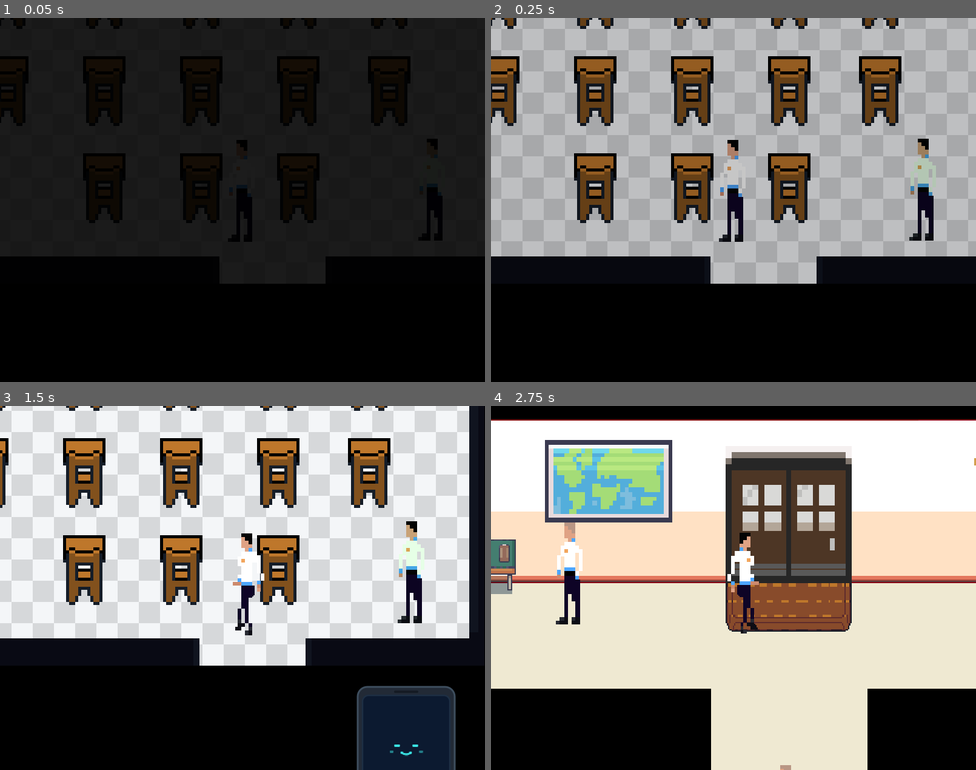
Above: before the commit, frames 1-4 (two rows, left to right).
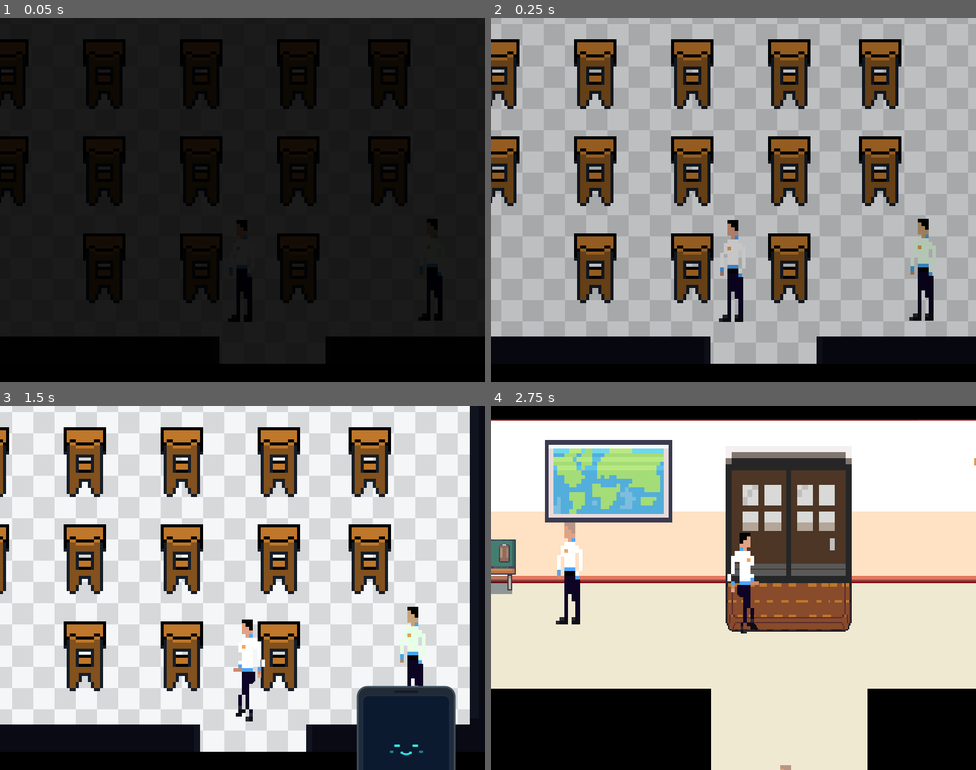
Above: after the commit, the same moments.

Repository: WilliamOramas/Juego-de-godot
Game: Godot game, scene res://src/levels/classroom_1.tscn
Two runs of this game, one before a commit and one after it. Both use one fixed random seed, a clock stepped at 60 frames per second and the inputs below. This scene is started directly instead of the project's main scene.
Inputs (mouse positions are in pixels of both pictures, inside the frame that each line leads up to):
- Up to frame 1 (0.05 s): no input
- Up to frame 2 (0.25 s): no input
- Up to frame 3 (1.5 s): tap Enter (ui_accept) at 0.5, 0.77 s; move the mouse to (349, 569) at 0.52 s; hold D (ui_right) 0.53-1.28 s; tap E at 0.6 s; click (349, 569) at 0.67 s; move the mouse to (145, 606) at 1.27 s; hold S (ui_down) from 1.28 s (still down); tap Q (Phone) at 1.35 s
- Up to frame 4 (2.75 s): tap Enter (ui_accept) at 1.52 s; tap E at 1.55, 2.1 s; move the mouse to (782, 507) at 2.02 s; release S (ui_down) at 2.03 s; hold D (ui_right) from 2.03 s (still down)

The runs differ from the first frame. In frame 1, 13% of the frame differs, in the area x 0-100%, y 0-95%; in frame 2, 39%; in frame 3, 38%; in frame 4, nothing differs.

Commit message:
refactor: implement dynamic camera boundaries per level and optimize UI menu input handling

Diff:
--- a/src/entities/npc/npc.gd
+++ b/src/entities/npc/npc.gd
@@ -69,13 +69,7 @@
 	sprite.frame = sprite_frame
 	sprite.modulate = sprite_modulate
 
-	# 3. Ocultar la burbuja flotante legacy (se usa DialogBox ahora)
-	if $DialogBubble:
-		$DialogBubble.visible = false
-		if %DialogLabel:
-			%DialogLabel.text = dialog_lines[0] if not dialog_lines.is_empty() else dialog_text
-
-	# 4. Redimensionar dinámicamente el rango de detección del jugador
+	# 3. Redimensionar dinámicamente el rango de detección del jugador
 	var detect_shape = detection_area.get_node_or_null("CollisionShape2D")
 	if detect_shape and detect_shape.shape is CircleShape2D:
 		detect_shape.shape = detect_shape.shape.duplicate() # Evitar compartir el recurso del shape entre instancias
--- a/src/entities/npc/npc.tscn
+++ b/src/entities/npc/npc.tscn
@@ -7,26 +7,6 @@
 size = Vector2(23, 51)
 
 [sub_resource type="CircleShape2D" id="CircleShape2D_detect"]
-radius = 45.0
-
-[sub_resource type="StyleBoxFlat" id="StyleBoxFlat_bubble"]
-bg_color = Color(0.117647, 0.117647, 0.137255, 0.941176)
-border_width_left = 1
-border_width_top = 1
-border_width_right = 1
-border_width_bottom = 1
-border_color = Color(0.294118, 0.294118, 0.352941, 1)
-corner_radius_top_left = 6
-corner_radius_top_right = 6
-corner_radius_bottom_right = 6
-corner_radius_bottom_left = 6
-shadow_color = Color(0, 0, 0, 0.156863)
-shadow_size = 3
-shadow_offset = Vector2(0, 2)
-
-[sub_resource type="LabelSettings" id="LabelSettings_text"]
-font_size = 9
-font_color = Color(0.92549, 0.92549, 0.92549, 1)
 
 [node name="NPC" type="CharacterBody2D" unique_id=2089166072]
 collision_layer = 8
@@ -49,36 +29,3 @@
 [node name="CollisionShape2D" type="CollisionShape2D" parent="DetectionArea" unique_id=1673096005]
 position = Vector2(0, 6)
 shape = SubResource("CircleShape2D_detect")
-
-[node name="DialogBubble" type="PanelContainer" parent="." unique_id=136882637]
-z_index = 10
-custom_minimum_size = Vector2(100, 28)
-anchors_preset = 7
-anchor_left = 0.5
-anchor_top = 1.0
-anchor_right = 0.5
-anchor_bottom = 1.0
-offset_left = -50.0
-offset_top = -48.0
-offset_right = 50.0
-offset_bottom = -20.0
-grow_horizontal = 2
-grow_vertical = 0
-theme_override_styles/panel = SubResource("StyleBoxFlat_bubble")
-
-[node name="MarginContainer" type="MarginContainer" parent="DialogBubble" unique_id=293513299]
-layout_mode = 2
-theme_override_constants/margin_left = 6
-theme_override_constants/margin_top = 4
-theme_override_constants/margin_right = 6
-theme_override_constants/margin_bottom = 4
-
-[node name="DialogLabel" type="Label" parent="DialogBubble/MarginContainer" unique_id=896696442]
-unique_name_in_owner = true
-custom_minimum_size = Vector2(88, 0)
-layout_mode = 2
-text = "¡Hola!"
-label_settings = SubResource("LabelSettings_text")
-horizontal_alignment = 1
-vertical_alignment = 1
-autowrap_mode = 3
--- a/src/entities/player/player.gd
+++ b/src/entities/player/player.gd
@@ -69,3 +69,10 @@
 
 func _on_transition_finished() -> void:
 	control_enabled = true
+
+func set_camera_limits(left: int, top: int, right: int, bottom: int) -> void:
+	var cam: Camera2D = $Camera2D
+	cam.limit_left = left
+	cam.limit_top = top
+	cam.limit_right = right
+	cam.limit_bottom = bottom
--- a/src/entities/player/player.tscn
+++ b/src/entities/player/player.tscn
@@ -305,8 +305,8 @@
 zoom = Vector2(2, 2)
 limit_left = 0
 limit_top = 0
-limit_right = 853
-limit_bottom = 745
+limit_right = 0
+limit_bottom = 0
 position_smoothing_enabled = true
 
 [node name="PhoneHud" parent="." unique_id=1374437248 instance=ExtResource("3_phone_hud")]
--- a/src/levels/classroom_1.tscn
+++ b/src/levels/classroom_1.tscn
@@ -6,6 +6,7 @@
 [ext_resource type="PackedScene" uid="uid://bguh7xdm1qnpl" path="res://src/menu/pause_menu.tscn" id="4_pause"]
 [ext_resource type="PackedScene" uid="uid://d37ykuofdv1n8" path="res://src/entities/npc/npc.tscn" id="5_npc"]
 [ext_resource type="Texture2D" uid="uid://bejib1kp3kfe1" path="res://src/assets/sprites/npc_spritesheet_alt.png" id="6_teacher_tex"]
+[ext_resource type="Script" path="res://src/levels/level_limits.gd" id="7_limits"]
 
 [sub_resource type="RectangleShape2D" id="RectangleShape2D_wall_left"]
 size = Vector2(13, 500)
@@ -33,6 +34,9 @@
 
 [node name="Classroom1" type="Node2D" unique_id=1742570909]
 y_sort_enabled = true
+script = ExtResource("7_limits")
+camera_right = 485
+camera_bottom = 515
 
 [node name="Background" type="Sprite2D" parent="." unique_id=1946591102]
 z_index = -1
--- a/src/levels/classroom_2.tscn
+++ b/src/levels/classroom_2.tscn
@@ -6,6 +6,7 @@
 [ext_resource type="PackedScene" uid="uid://bguh7xdm1qnpl" path="res://src/menu/pause_menu.tscn" id="4_pause"]
 [ext_resource type="Texture2D" uid="uid://cm3pj731lfemk" path="res://src/assets/sprites/np2.png" id="5_np2"]
 [ext_resource type="PackedScene" uid="uid://d37ykuofdv1n8" path="res://src/entities/npc/npc.tscn" id="6_npc"]
+[ext_resource type="Script" path="res://src/levels/level_limits.gd" id="7_limits"]
 
 [sub_resource type="RectangleShape2D" id="RectangleShape2D_wall_left"]
 size = Vector2(12, 500)
@@ -33,6 +34,9 @@
 
 [node name="Classroom2" type="Node2D" unique_id=511145554]
 y_sort_enabled = true
+script = ExtResource("7_limits")
+camera_right = 485
+camera_bottom = 515
 
 [node name="Background" type="Sprite2D" parent="." unique_id=322616785]
 z_index = -1
--- a/src/levels/infirmary.tscn
+++ b/src/levels/infirmary.tscn
@@ -6,6 +6,7 @@
 [ext_resource type="PackedScene" uid="uid://bguh7xdm1qnpl" path="res://src/menu/pause_menu.tscn" id="4_pause"]
 [ext_resource type="PackedScene" uid="uid://d37ykuofdv1n8" path="res://src/entities/npc/npc.tscn" id="5_npc"]
 [ext_resource type="Texture2D" uid="uid://ckfk1i1404ys6" path="res://src/assets/sprites/npc_spritesheet.png" id="6_nurse_tex"]
+[ext_resource type="Script" path="res://src/levels/level_limits.gd" id="7_limits"]
 
 [sub_resource type="RectangleShape2D" id="RectangleShape2D_wall_left_bottom"]
 size = Vector2(8, 156)
@@ -27,6 +28,9 @@
 
 [node name="Infirmary" type="Node2D" unique_id=1175055387]
 y_sort_enabled = true
+script = ExtResource("7_limits")
+camera_right = 387
+camera_bottom = 296
 
 [node name="Background" type="Sprite2D" parent="." unique_id=203791448]
 z_index = -1
--- /dev/null
+++ b/src/levels/level_limits.gd
@@ -0,0 +1,11 @@
+extends Node2D
+
+@export var camera_left := 0
+@export var camera_top := 0
+@export var camera_right := 853
+@export var camera_bottom := 749
+
+func _ready() -> void:
+	var player = get_node_or_null("Player")
+	if player and player.has_method("set_camera_limits"):
+		player.set_camera_limits(camera_left, camera_top, camera_right, camera_bottom)
--- a/src/levels/school_hallway.tscn
+++ b/src/levels/school_hallway.tscn
@@ -8,6 +8,7 @@
 [ext_resource type="Texture2D" uid="uid://dkgmjjeegd37j" path="res://src/assets/sprites/np1.png" id="6_np1"]
 [ext_resource type="Texture2D" uid="uid://dwjewrpd3ccur" path="res://src/assets/sprites/objeto_alerta_piso.png" id="7_objeto"]
 [ext_resource type="PackedScene" uid="uid://b2vxwqo0r0pyg" path="res://src/menu/objeto_interactivo.tscn" id="8_objeto"]
+[ext_resource type="Script" path="res://src/levels/level_limits.gd" id="9_limits"]
 
 [sub_resource type="RectangleShape2D" id="RectangleShape2D_wall_top"]
 size = Vector2(334, 86)
@@ -41,6 +42,9 @@
 
 [node name="Main" type="Node2D" unique_id=1905237382]
 y_sort_enabled = true
+script = ExtResource("9_limits")
+camera_right = 853
+camera_bottom = 749
 
 [node name="Background" type="Sprite2D" parent="." unique_id=1439525713]
 z_index = -1
--- a/src/menu/controles_panel.gd
+++ b/src/menu/controles_panel.gd
@@ -3,15 +3,10 @@
 func _ready() -> void:
 	visible = false
 	modulate.a = 0.0
-
-func _input(event: InputEvent) -> void:
-	if not visible:
-		return
-	if event.is_action_pressed("Pause"):
-		hide_panel()
-		get_viewport().set_input_as_handled()
+	set_process_input(false)
 
 func show_panel() -> void:
+	set_process_input(true)
 	modulate.a = 0.0
 	visible = true
 	var tween = create_tween()
@@ -20,7 +15,10 @@
 func hide_panel() -> void:
 	var tween = create_tween()
 	tween.tween_property(self, "modulate:a", 0.0, 0.1)
-	tween.tween_callback(func(): visible = false)
+	tween.tween_callback(func():
+		visible = false
+		set_process_input(false)
+	)
 
 func _on_close_pressed() -> void:
 	hide_panel()
--- a/src/menu/creditos_panel.gd
+++ b/src/menu/creditos_panel.gd
@@ -3,15 +3,10 @@
 func _ready() -> void:
 	visible = false
 	modulate.a = 0.0
-
-func _input(event: InputEvent) -> void:
-	if not visible:
-		return
-	if event.is_action_pressed("Pause"):
-		hide_panel()
-		get_viewport().set_input_as_handled()
+	set_process_input(false)
 
 func show_panel() -> void:
+	set_process_input(true)
 	modulate.a = 0.0
 	visible = true
 	var tween = create_tween()
@@ -20,7 +15,10 @@
 func hide_panel() -> void:
 	var tween = create_tween()
 	tween.tween_property(self, "modulate:a", 0.0, 0.1)
-	tween.tween_callback(func(): visible = false)
+	tween.tween_callback(func():
+		visible = false
+		set_process_input(false)
+	)
 
 func _on_close_pressed() -> void:
 	hide_panel()
--- a/src/menu/interact_prompt.gd
+++ b/src/menu/interact_prompt.gd
@@ -31,7 +31,7 @@
 	if get_tree().paused:
 		return
 	if event is InputEventKey and event.pressed and not event.echo:
-		if event.keycode == KEY_E and prompt_texture.visible:
+		if event.keycode == KEY_E and prompt_texture.visible and not DialogBox.is_open:
 			_on_interact_pressed()
 			get_viewport().set_input_as_handled()
 
--- a/src/menu/opciones_panel.gd
+++ b/src/menu/opciones_panel.gd
@@ -7,18 +7,13 @@
 func _ready() -> void:
 	visible = false
 	modulate.a = 0.0
+	set_process_input(false)
 	volume_slider.value_changed.connect(_on_volume_changed)
 	fullscreen_check.toggled.connect(_on_fullscreen_toggled)
 	_update_fullscreen_state()
 
-func _input(event: InputEvent) -> void:
-	if not visible:
-		return
-	if event.is_action_pressed("Pause"):
-		hide_panel()
-		get_viewport().set_input_as_handled()
-
 func show_panel() -> void:
+	set_process_input(true)
 	volume_slider.value = db_to_linear(AudioServer.get_bus_volume_db(AudioServer.get_bus_index("Master"))) * 100
 	volume_label.text = str(roundi(volume_slider.value))
 	_update_fullscreen_state()
@@ -30,7 +25,10 @@
 func hide_panel() -> void:
 	var tween = create_tween()
 	tween.tween_property(self, "modulate:a", 0.0, 0.1)
-	tween.tween_callback(func(): visible = false)
+	tween.tween_callback(func():
+		visible = false
+		set_process_input(false)
+	)
 
 func _on_volume_changed(value: float) -> void:
 	volume_label.text = str(roundi(value))
Not shown, added: src/levels/level_limits.gd.uid
